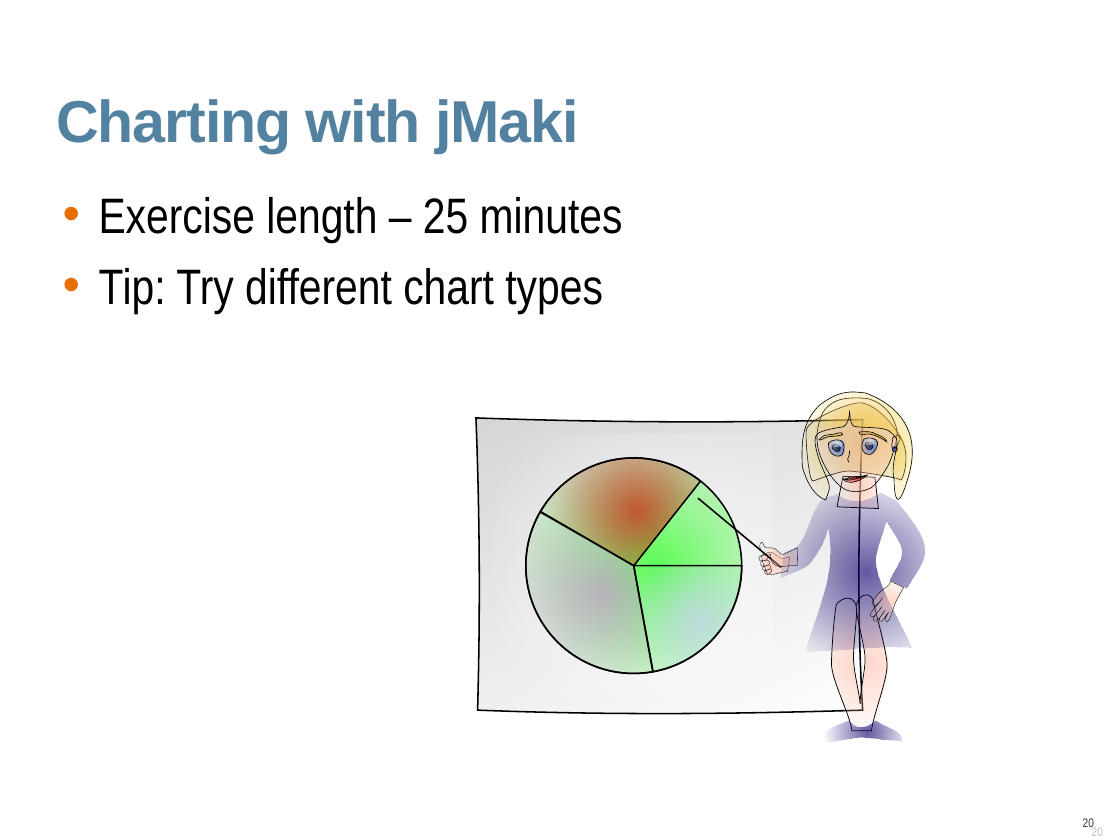
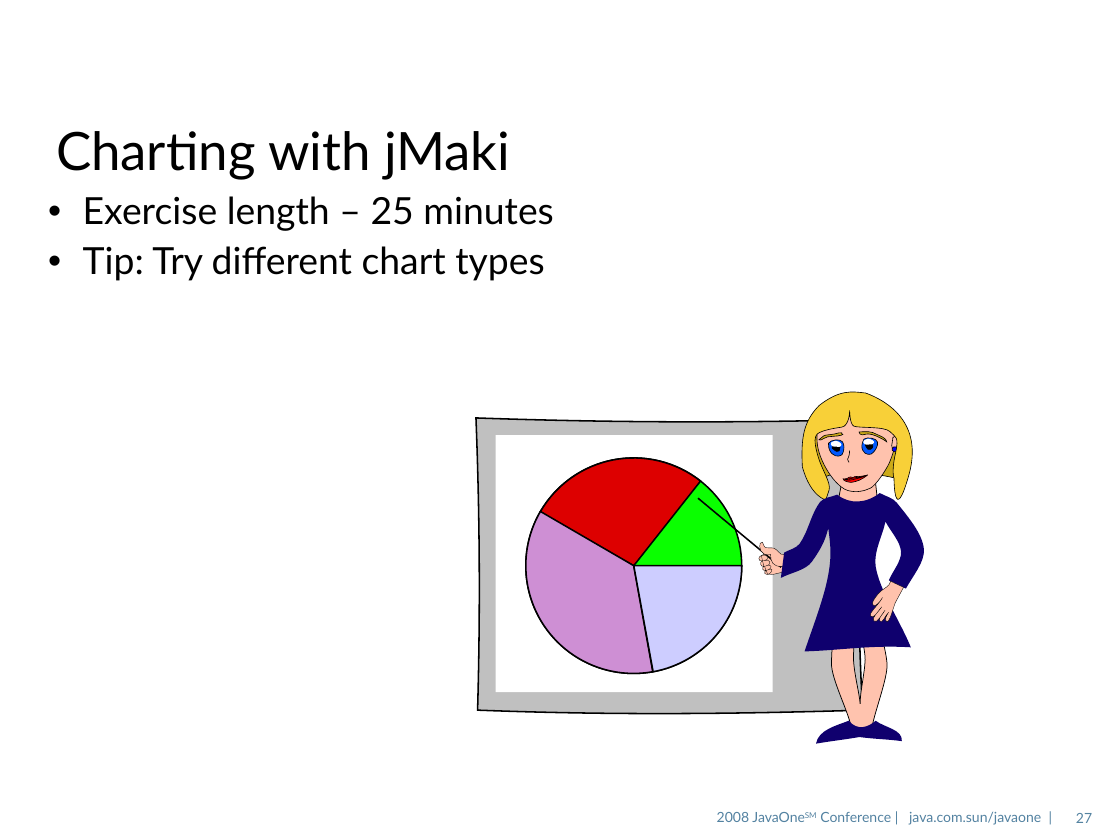
Before and after one commit to javaee/glassfish, a slide deck: slide 27 of v3/admingui/j1plugin/gfplugin/4520_gfplugin.odp (slide 20 before the commit). Drawn at 1120x840 pixels with LibreOffice and Linux fonts; fonts in the diff are those of the drawing; background and template pictures are left out. Boxes give left, top, right and bottom in pixels: in the first picture for what was removed or moved away, otherwise in the second. Text is boxed around its words. In the diff, an @@ line names an element or a change of style, - is before the commit and + after.

```diff
--- a/v3/admingui/j1plugin/gfplugin/4520_gfplugin.odp
+++ b/v3/admingui/j1plugin/gfplugin/4520_gfplugin.odp
@@ title "Charting with jMaki" at (x1=56, y1=131, x2=510, y2=179): size 38 to 34 pt, font Arial to Lato, text colour #5382A1 to #000000, letter spacing -0.7 to 0 pt, bold off; line spacing 0.9 to 0.85; vertical alignment top to middle @@
@@ text "Exercise length – 25 minutes" at (x1=83, y1=196, x2=553, y2=281): size 32 to 24 pt, font Arial Narrow to Lato; indent changed; line spacing 0.85 to 0.9; less space between paragraphs @@
@@ freeform shape at (x1=802, y1=392, x2=912, y2=500): fill gradient #F8D038 to #F8D038 @@
@@ fill gradient #CCAA18 to #CCAA18 in 3 elements at (x1=806, y1=403, x2=906, y2=482), (x1=859, y1=431, x2=887, y2=441), (x1=819, y1=432, x2=843, y2=439) @@
@@ freeform shape at (x1=829, y1=440, x2=844, y2=457): fill gradient #0059FF to #0059FF @@
@@ freeform shape at (x1=832, y1=445, x2=840, y2=451): fill gradient #000000 to #000000 @@
@@ freeform shape at (x1=862, y1=438, x2=878, y2=455): fill gradient #0059FF to #0059FF @@
@@ fill gradient #FFFFFF to #FFFFFF in 3 elements at (x1=496, y1=435, x2=773, y2=692), (x1=831, y1=441, x2=842, y2=447), (x1=864, y1=439, x2=875, y2=445) @@
@@ freeform shape at (x1=866, y1=442, x2=874, y2=450): fill gradient #000000 to #000000 @@
@@ fill gradient #FFC2AD to #FFC2AD in 3 elements at (x1=837, y1=476, x2=878, y2=508), (x1=816, y1=398, x2=897, y2=492), (x1=892, y1=436, x2=899, y2=449) @@
@@ freeform shape at (x1=893, y1=447, x2=898, y2=452): fill gradient #0000FF to #0000FF @@
@@ freeform shape at (x1=525, y1=458, x2=741, y2=673): fill gradient #0AFF00 to #0AFF00 @@
@@ freeform shape at (x1=540, y1=458, x2=700, y2=566): fill gradient #DD0000 to #DD0000 @@
@@ freeform shape at (x1=843, y1=475, x2=868, y2=483): fill gradient #FF0000 to #FF0000 @@
@@ freeform shape at (x1=844, y1=476, x2=866, y2=480): fill gradient #FF0000 to #FF0000 @@
@@ freeform shape at (x1=781, y1=493, x2=924, y2=651): fill gradient #0F006E to #0F006E @@
@@ freeform shape at (x1=525, y1=512, x2=652, y2=674): fill gradient #CE8FD4 to #CE8FD4 @@
@@ freeform shape at (x1=634, y1=566, x2=741, y2=672): fill gradient #CDCDFF to #CDCDFF @@
@@ freeform shape at (x1=831, y1=595, x2=887, y2=730): fill gradient #FFC3AE to #FFC3AE @@
@@ fill gradient #FFC2AC to #FFC2AC in 7 elements at (x1=759, y1=552, x2=791, y2=575), (x1=759, y1=542, x2=797, y2=567), (x1=766, y1=569, x2=772, y2=575), (x1=764, y1=564, x2=771, y2=570), (x1=763, y1=560, x2=771, y2=567), (x1=762, y1=556, x2=768, y2=561), (x1=870, y1=581, x2=904, y2=622) @@
@@ freeform shape at (x1=816, y1=721, x2=903, y2=744): fill gradient #10006E to #10006E @@
@@ text added at (x1=717, y1=812, x2=1041, y2=825), 9 pt, text #5382A1 @@
+2008 JavaOneSM Conference | java.com.sun/javaone |
@@ page number added at (x1=1076, y1=813, x2=1092, y2=823), 9 pt, text #5483A1 @@
+27
@@ page number removed at (x1=1083, y1=818, x2=1094, y2=827) @@
-20
```
Also in this commit, not shown: 27 other slides changed, 10 slides added, 1 slide removed.
